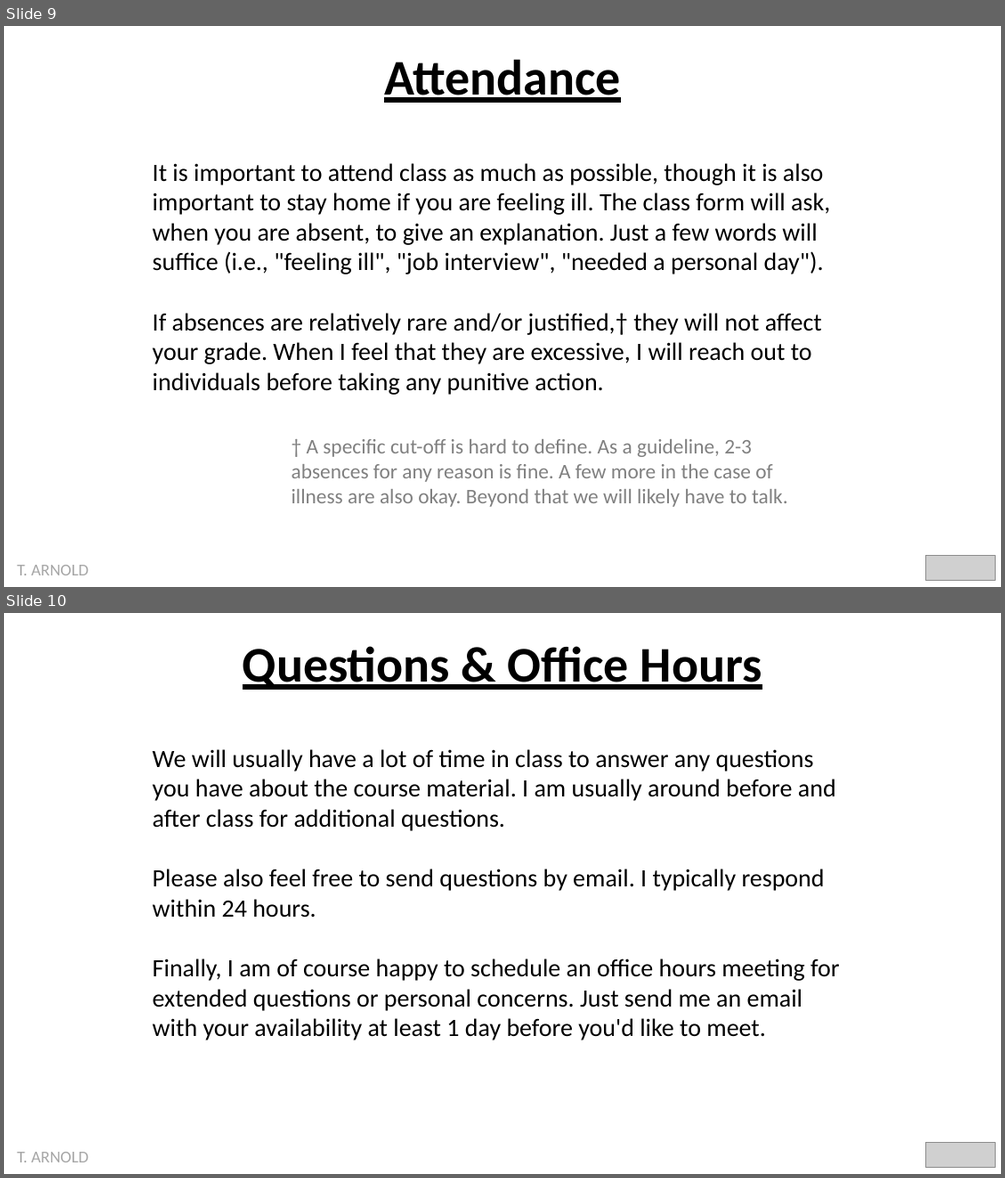
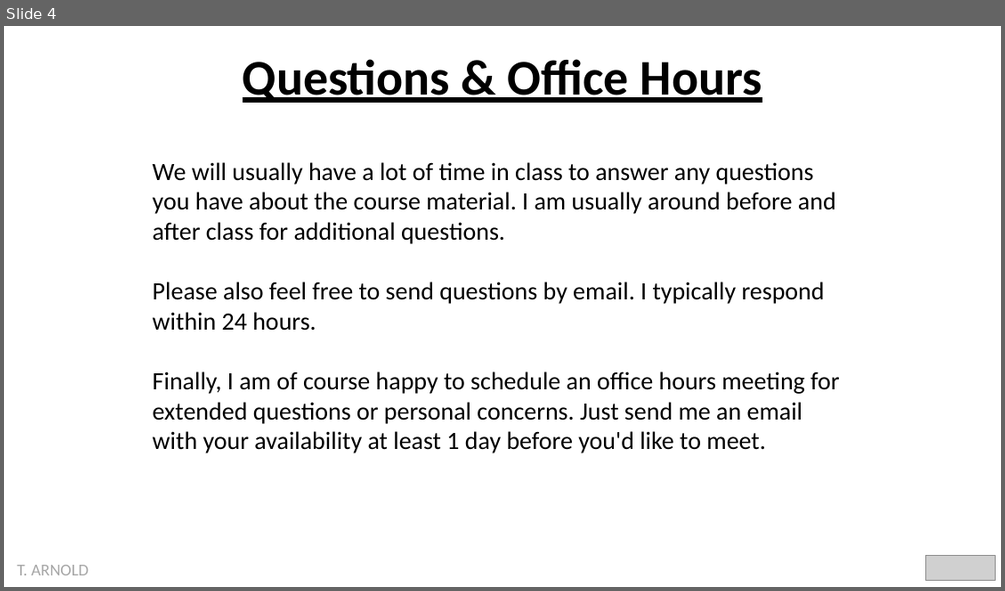
Before and after one commit to statsmaths/dsst289-f21, a slide deck: pslides/introduction.pptx. Shown one above the other, each under a label of ours: slides 9 and 10 before the commit, slide 4 after it. The pictures are 1005x1178 and 1005x591 pixels, drawn with LibreOffice and Linux fonts; fonts in the diff are those of the drawing; grey boxes stand for pictures. Boxes give left, top, right and bottom in pixels: in the first picture for what was removed or moved away, otherwise in the second. Text is boxed around its words. In the diff, an @@ line names an element or a change of style, - is before the commit and + after.

```diff
--- a/pslides/introduction.pptx
+++ b/pslides/introduction.pptx
@@ slide 9 removed at (x1=4, y1=26, x2=1001, y2=587), background #FFFFFF @@
@@ text removed at (x1=384, y1=59, x2=621, y2=103) @@
-Attendance
@@ text removed at (x1=153, y1=163, x2=830, y2=394) @@
-It is important to attend class as much as possible, though it is also important to stay home if you are feeling ill. The class form will ask, when you are absent, to give an explanation. Just a few words will suffice (i.e., "feeling ill", "job interview", "needed a personal day").
-If absences are relatively rare and/or justified,† they will not affect your grade. When I feel that they are excessive, I will reach out to individuals before taking any punitive action.
@@ text removed at (x1=291, y1=439, x2=788, y2=507) @@
-† A specific cut-off is hard to define. As a guideline, 2-3 absences for any reason is fine. A few more in the case of illness are also okay. Beyond that we will likely have to talk.
@@ picture removed at (x1=925, y1=556, x2=995, y2=580) @@
@@ text removed at (x1=17, y1=564, x2=89, y2=575) @@
-T. ARNOLD
@@ what was slide 10 is now slide 4 @@
```
Also in this commit, not shown: 5 slides changed, 5 slides added, 8 other slides removed, 2 other files.
